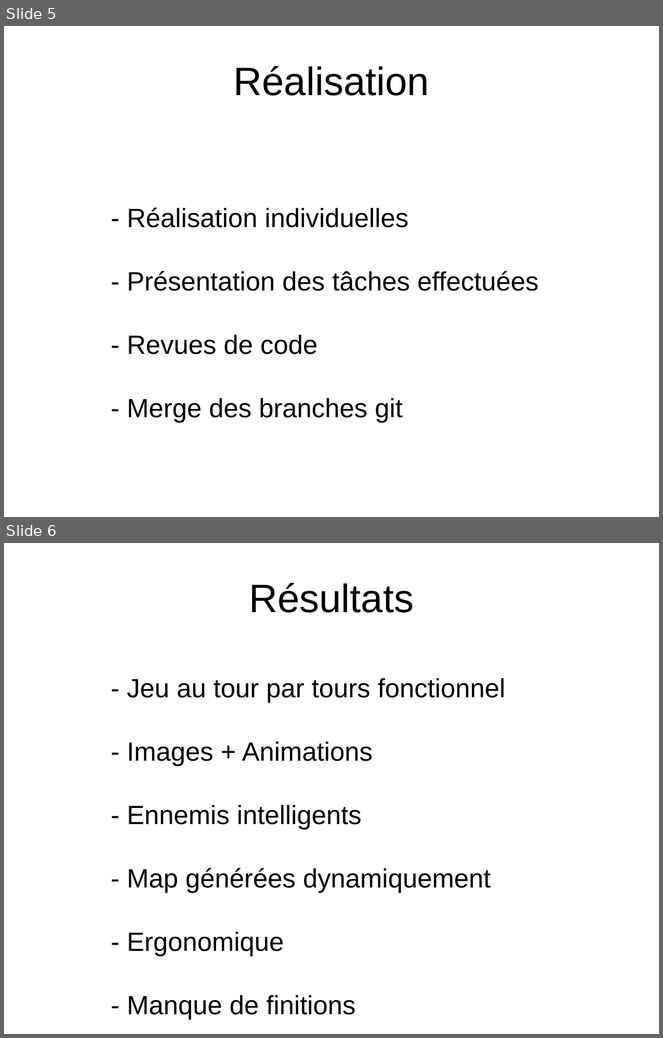
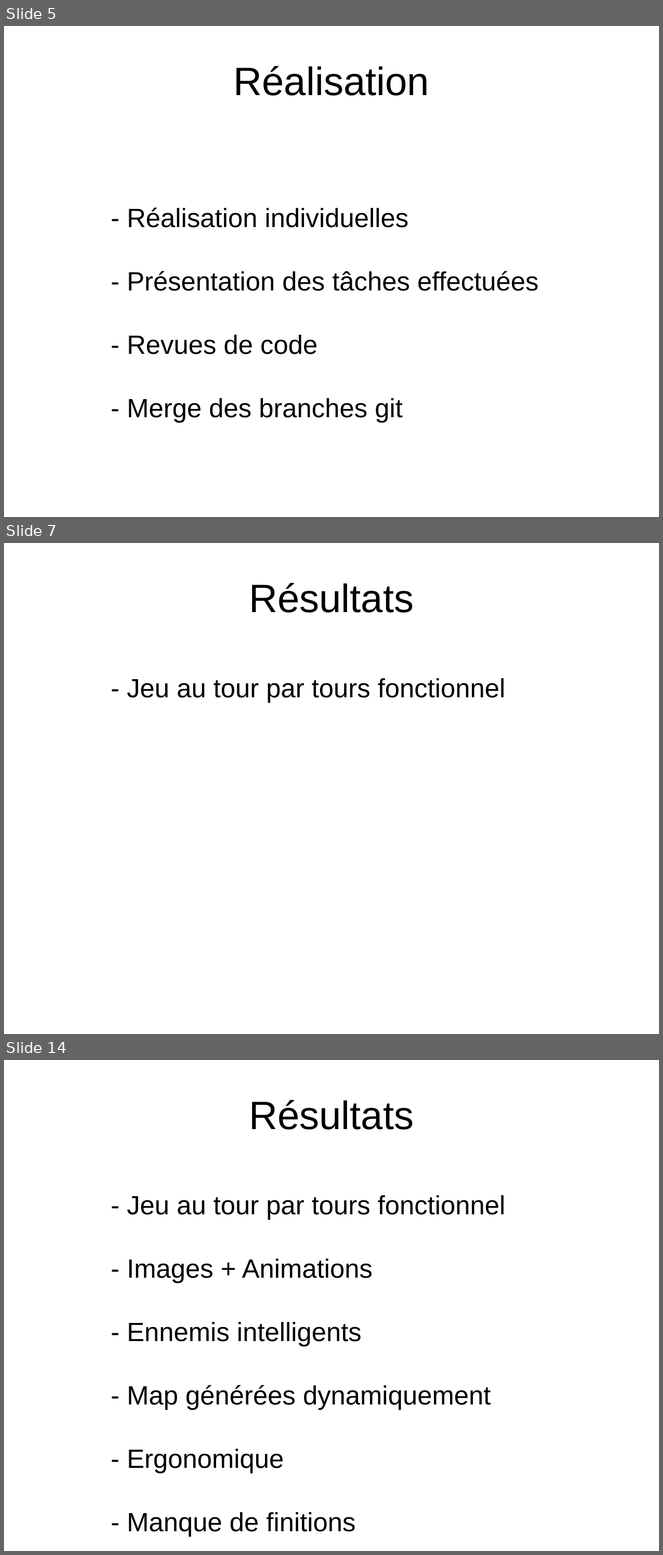
Before and after one commit to BalthazarPavot/WarGame, a slide deck: presentation/jet_1.odp. Shown one above the other, each under a label of ours: slides 5 and 6 before the commit, slides 5, 7 and 14 after it; the slides between them are not shown. The pictures are 663x1038 and 663x1555 pixels, drawn with LibreOffice and Linux fonts; fonts in the diff are those of the drawing. Boxes give left, top, right and bottom in pixels: in the first picture for what was removed or moved away, otherwise in the second. Text is boxed around its words. In the diff, an @@ line names an element or a change of style, - is before the commit and + after.

```diff
--- a/presentation/jet_1.odp
+++ b/presentation/jet_1.odp
@@ slide 7 added at (4,543,659,1034), background #FFFFFF @@
@@ text added at (249,583,414,613), 48 pt, text #000000 @@
+Résultats
@@ text added at (127,678,506,703), 32 pt, text #000000 @@
+- Jeu au tour par tours fonctionnel
@@ what was slide 6 is now slide 14 @@
```
Also in this commit, not shown: 1 slide changed, 7 other slides added, 16 other files.
